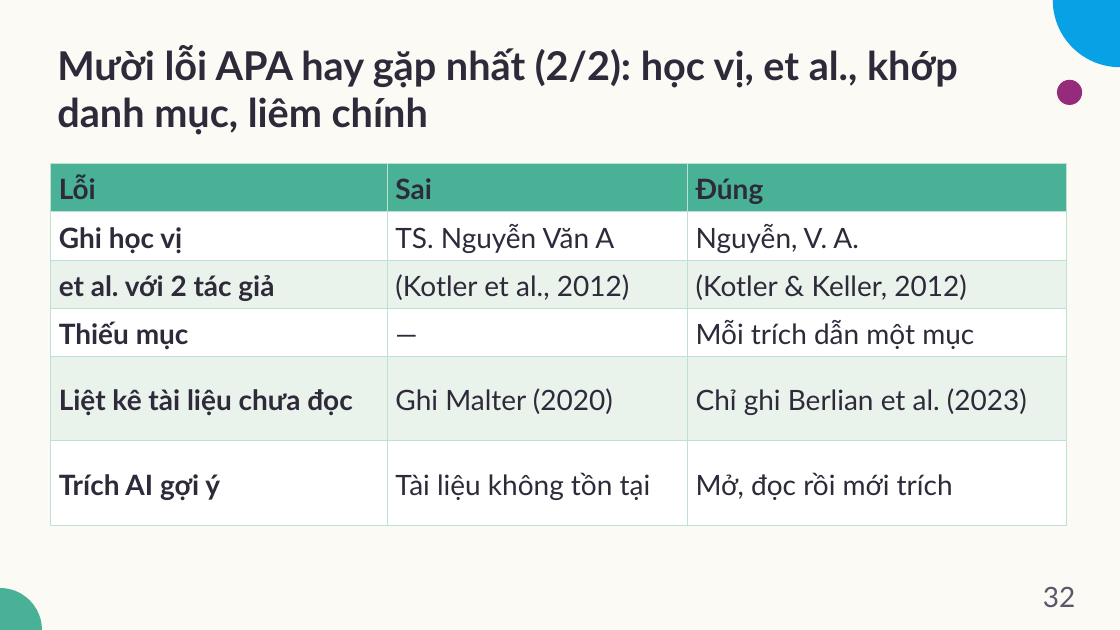
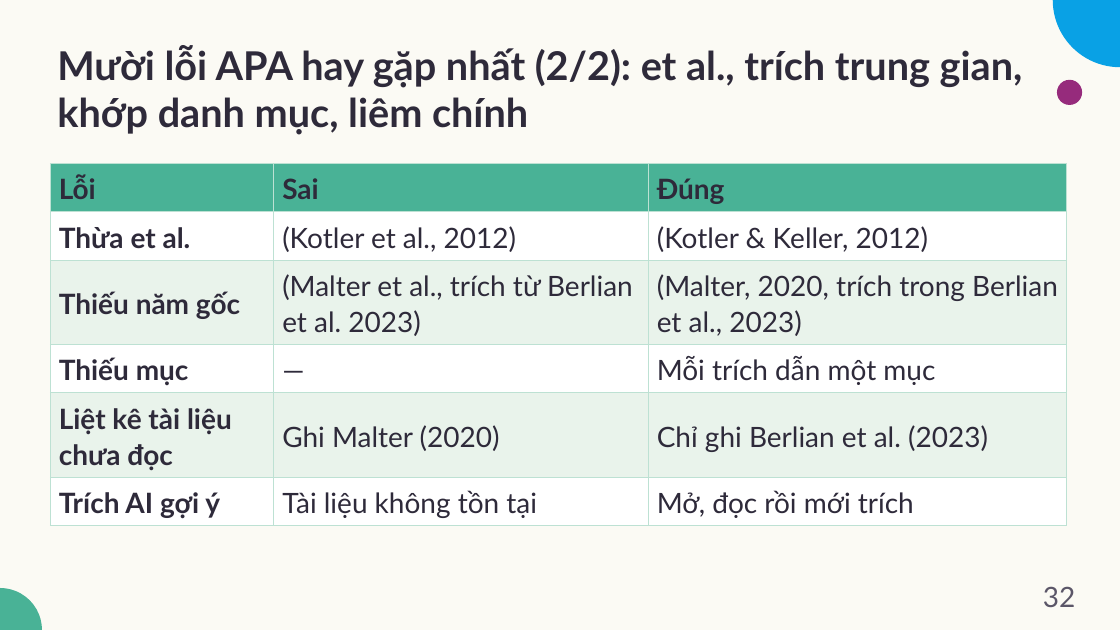
Before and after one commit to dnbaoquyen/academic-pptx-skill, a slide deck: slide 32 of mkt1107/output/MKT1107_W03_slides.pptx. Drawn at 1120x630 pixels with LibreOffice and Linux fonts; fonts in the diff are those of the drawing. Boxes give left, top, right and bottom in pixels: in the first picture for what was removed or moved away, otherwise in the second. Text is boxed around its words. In the diff, an @@ line names an element or a change of style, - is before the commit and + after.

```diff
--- a/mkt1107/output/MKT1107_W03_slides.pptx
+++ b/mkt1107/output/MKT1107_W03_slides.pptx
@@ title at box(57, 45, 1023, 135): text changed @@
-Mười lỗi APA hay gặp nhất (2/2): học vị, et al., khớp danh mục, liêm chính
+Mười lỗi APA hay gặp nhất (2/2): et al., trích trung gian, khớp danh mục, liêm chính
@@ table at box(50, 164, 1067, 523) @@
-row 2: Ghi học vị | TS. Nguyễn Văn A | Nguyễn, V. A.
+row 2: Thừa et al. | (Kotler et al., 2012) | (Kotler & Keller, 2012)
-row 3: et al. với 2 tác giả | (Kotler et al., 2012) | (Kotler & Keller, 2012)
+row 3: Thiếu năm gốc | (Malter et al., trích từ Berlian et al. 2023) | (Malter, 2020, trích trong Berlian et al., 2023)
```
Also in this commit, not shown: 1 other slide changed, 11 other files.
